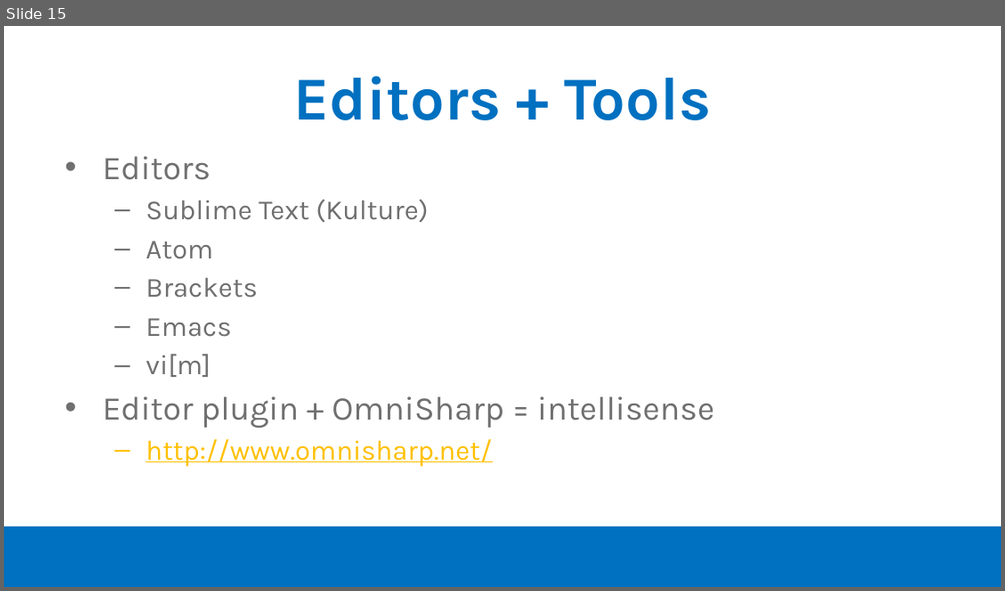
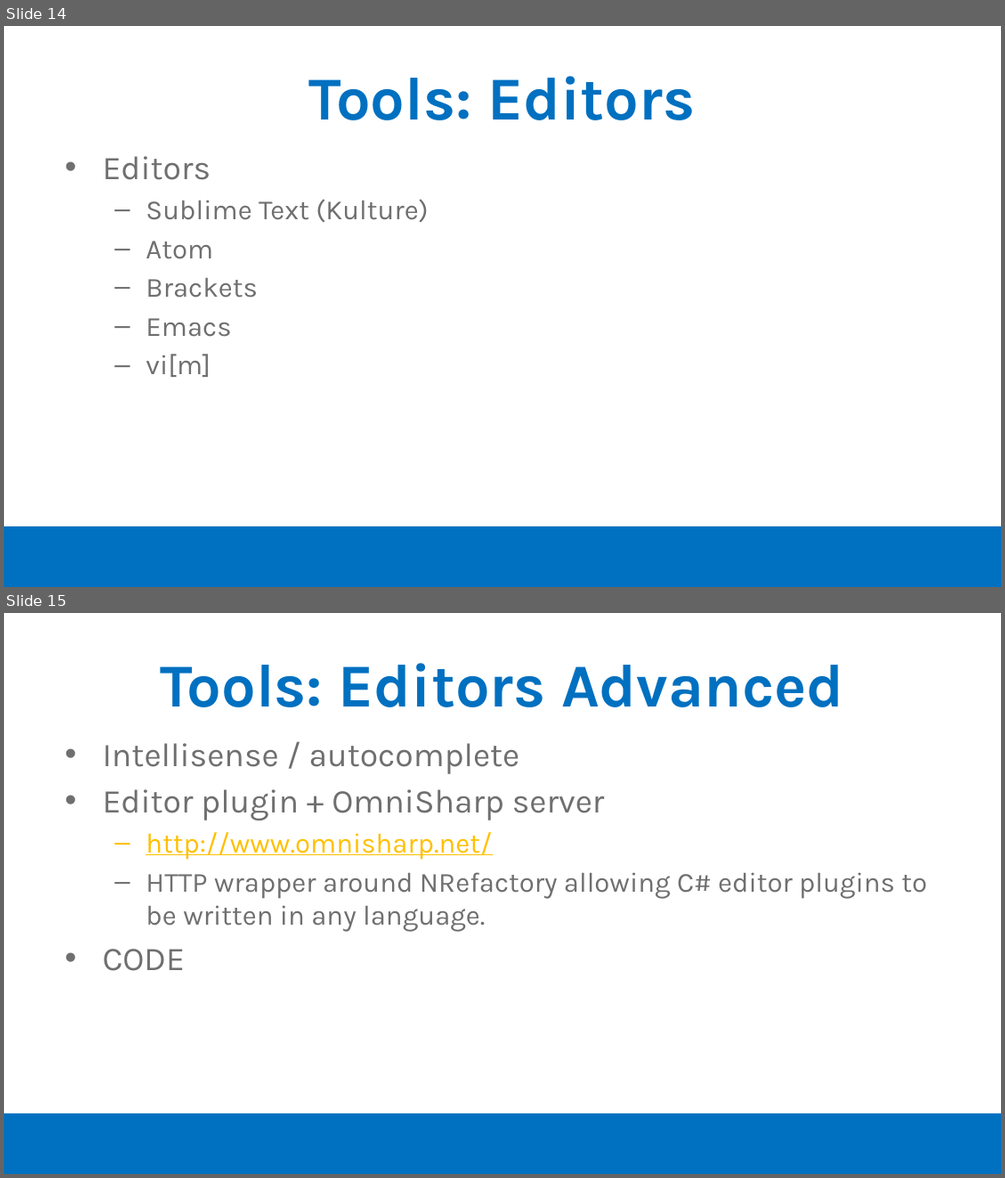
Before and after one commit to moljac/ASP.net.v5-AKA-vNext-Windays15, a slide deck: talk/Windays15 - ASP.net v.5 (vNext) on Linux and Mac OSX.pptx. Shown one above the other, each under a label of ours: slide 15 before the commit, slides 14 and 15 after it. The pictures are 1005x591 and 1005x1178 pixels, drawn with LibreOffice and Linux fonts; fonts in the diff are those of the drawing; background and template pictures are left out. Boxes give left, top, right and bottom in pixels: in the first picture for what was removed or moved away, otherwise in the second. Text is boxed around its words. In the diff, an @@ line names an element or a change of style, - is before the commit and + after.

```diff
--- a/talk/Windays15 - ASP.net v.5 (vNext) on Linux and Mac OSX.pptx
+++ b/talk/Windays15 - ASP.net v.5 (vNext) on Linux and Mac OSX.pptx
@@ slide 15 added at (4,613,1001,1174), background #FFFFFF; not listed: 1 template element that a slide beside it also shows @@
@@ title added at (160,663,843,707), 44 pt, text #0070C0, bold @@
+Tools: Editors Advanced
@@ text added at (103,743,927,971), 20 pt, text #6F6F6F @@
+• Intellisense / autocomplete
+• Editor plugin + OmniSharp server
+  – http://www.omnisharp.net/
+  – HTTP wrapper around NRefactory allowing C# editor plugins to be written in any language.
+• CODE
@@ what was slide 15 is now slide 14 @@
@@ slide 14 changed as well @@
@@ title at (309,76,695,120): text changed @@
-Editors + Tools
+Tools: Editors
@@ text at (103,396,714,467): paragraphs removed @@
-• Editor plugin + OmniSharp = intellisense
-  – http://www.omnisharp.net/
```
Also in this commit, not shown: 14 other slides changed, 2 other slides added, 3 slides removed.
